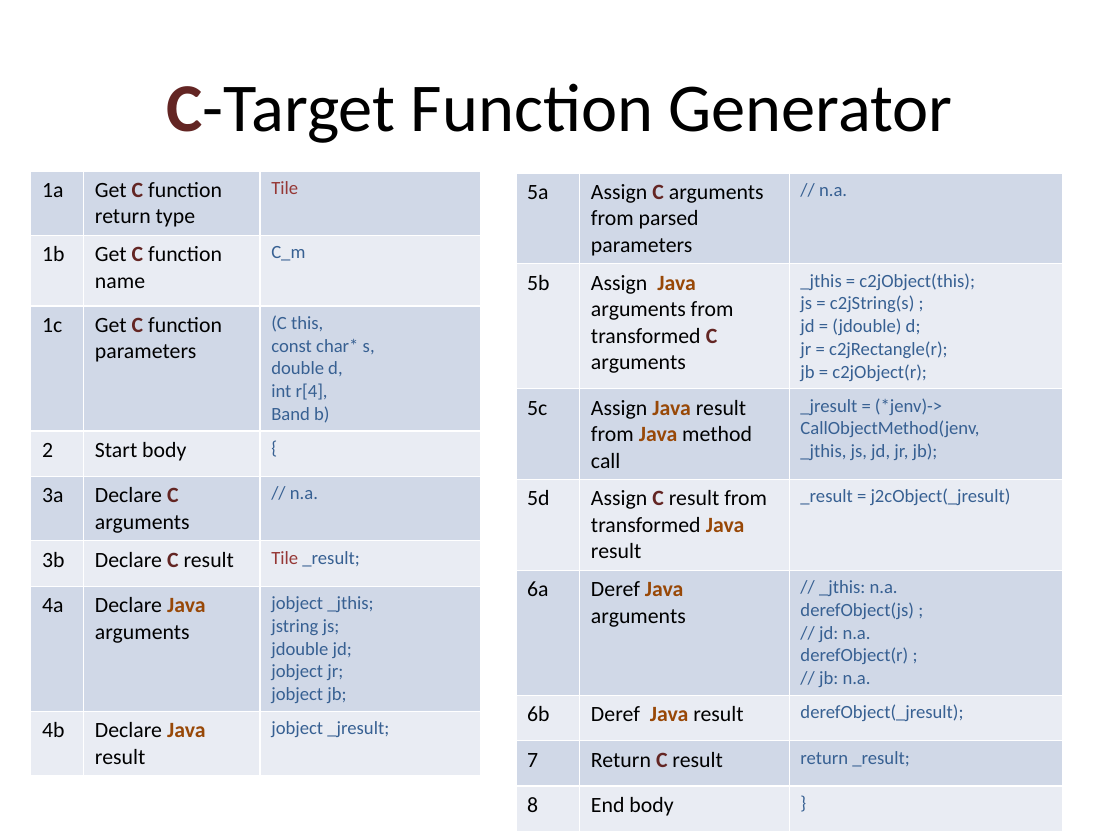
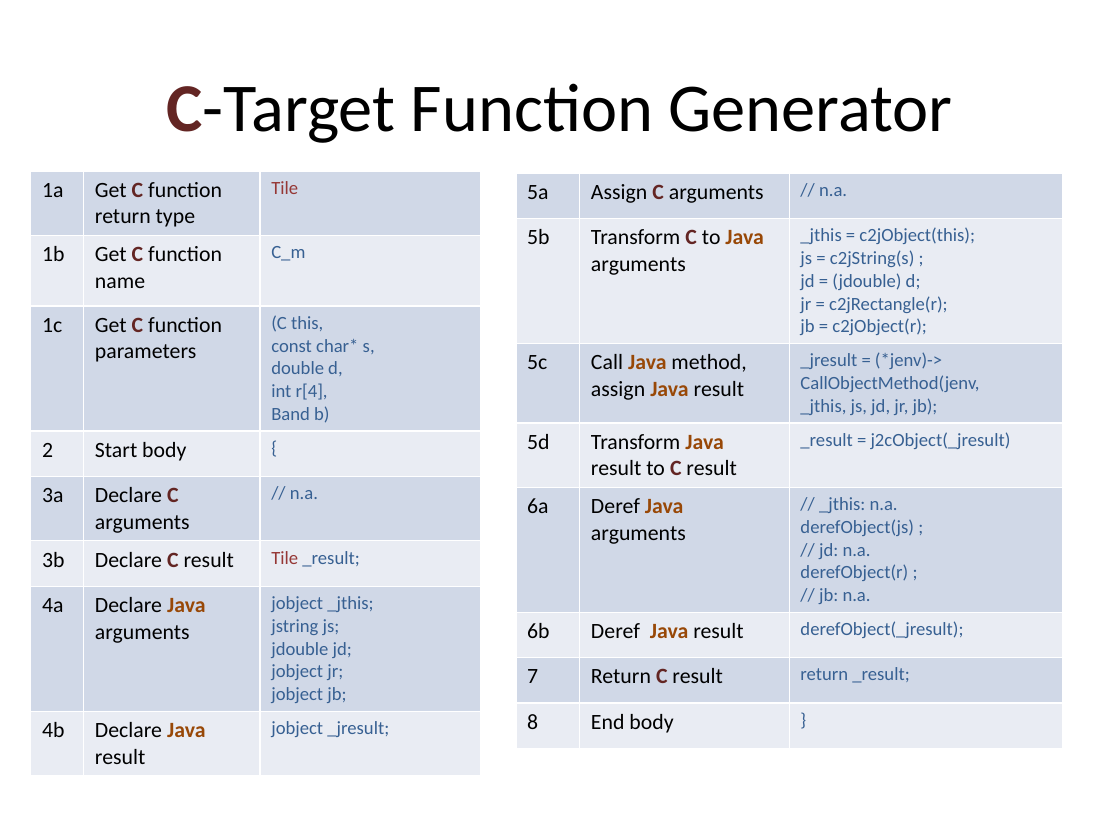
Before and after one commit to bcdev/beam-extapi, a slide deck: slide 13 of docs/beam-extapi.pptx (slide 11 before the commit). Drawn at 1120x840 pixels with LibreOffice and Linux fonts; fonts in the diff are those of the drawing. Boxes give left, top, right and bottom in pixels: in the first picture for what was removed or moved away, otherwise in the second. Text is boxed around its words. In the diff, an @@ line names an element or a change of style, - is before the commit and + after.

```diff
--- a/docs/beam-extapi.pptx
+++ b/docs/beam-extapi.pptx
@@ table at [516,174,1063,744] @@
-row 1, column 2: Assign C arguments from parsed parameters
+row 1, column 2: Assign C arguments
-row 2, column 2: Assign Java arguments from transformed C arguments
+row 2, column 2: Transform C to Java arguments
-row 3, column 2: Assign Java result from Java method call
+row 3, column 2: Call Java method, assign Java result
-row 4, column 2: Assign C result from transformed Java result
+row 4, column 2: Transform Java result to C result
```
Also in this commit, not shown: 4 other slides changed, 2 slides added, 1 slide removed.
